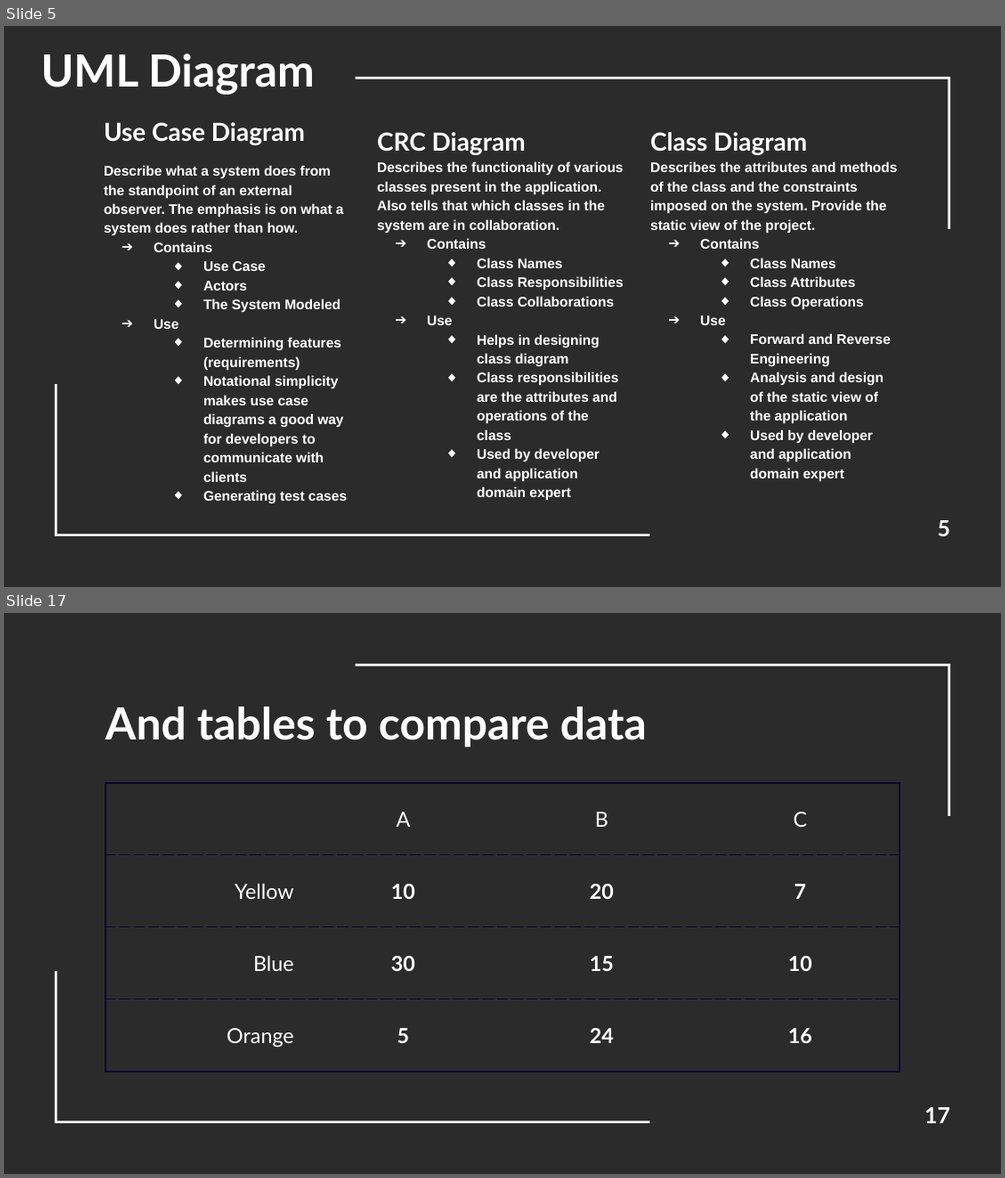
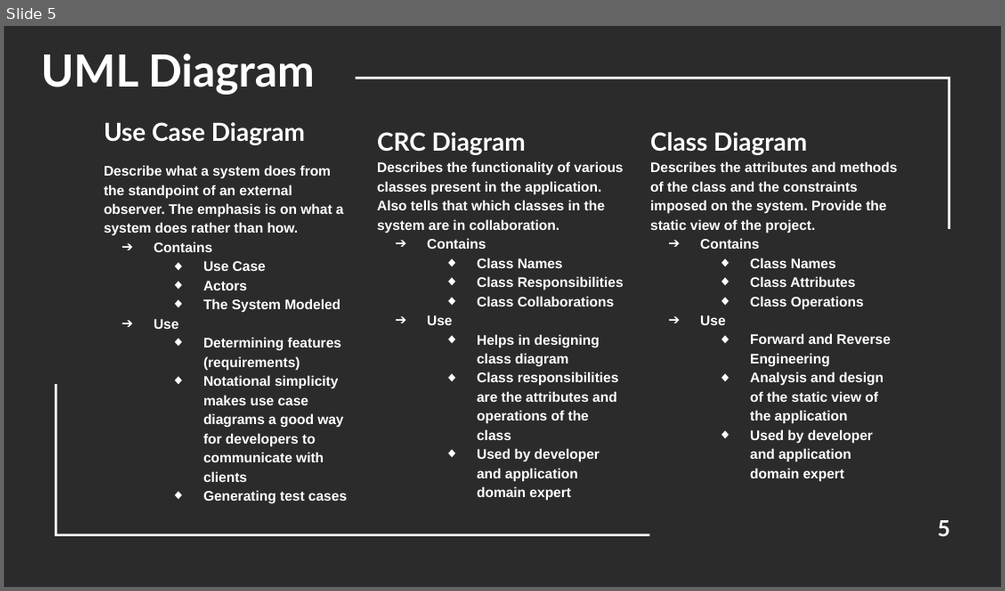
Before and after one commit to divy3011/AkAAD, a slide deck: Media Player.pptx. Shown one above the other, each under a label of ours: slides 5 and 17 before the commit, slide 5 after it; the slides between them are not shown. The pictures are 1005x1178 and 1005x591 pixels, drawn with LibreOffice and Linux fonts; fonts in the diff are those of the drawing; background and template pictures are left out; a plain dark background stands for a picture behind light text. Boxes give left, top, right and bottom in pixels: in the first picture for what was removed or moved away, otherwise in the second. Text is boxed around its words. In the diff, an @@ line names an element or a change of style, - is before the commit and + after.

```diff
--- a/Media Player.pptx
+++ b/Media Player.pptx
@@ slide 17 removed at (4, 613, 1001, 1174), background picture (left out); not listed: 2 template elements that a slide beside it also shows @@
@@ title removed at (105, 706, 647, 747) @@
-And tables to compare data
@@ table removed at (105, 782, 899, 1110), 4 rows, 4 columns @@
- | A | B | C
-Yellow | 10 | 20 | 7
-Blue | 30 | 15 | 10
-Orange | 5 | 24 | 16
@@ page number removed at (924, 1107, 950, 1123) @@
-17
```
Also in this commit, not shown: 3 slides changed, 7 slides added, 23 other slides removed.
